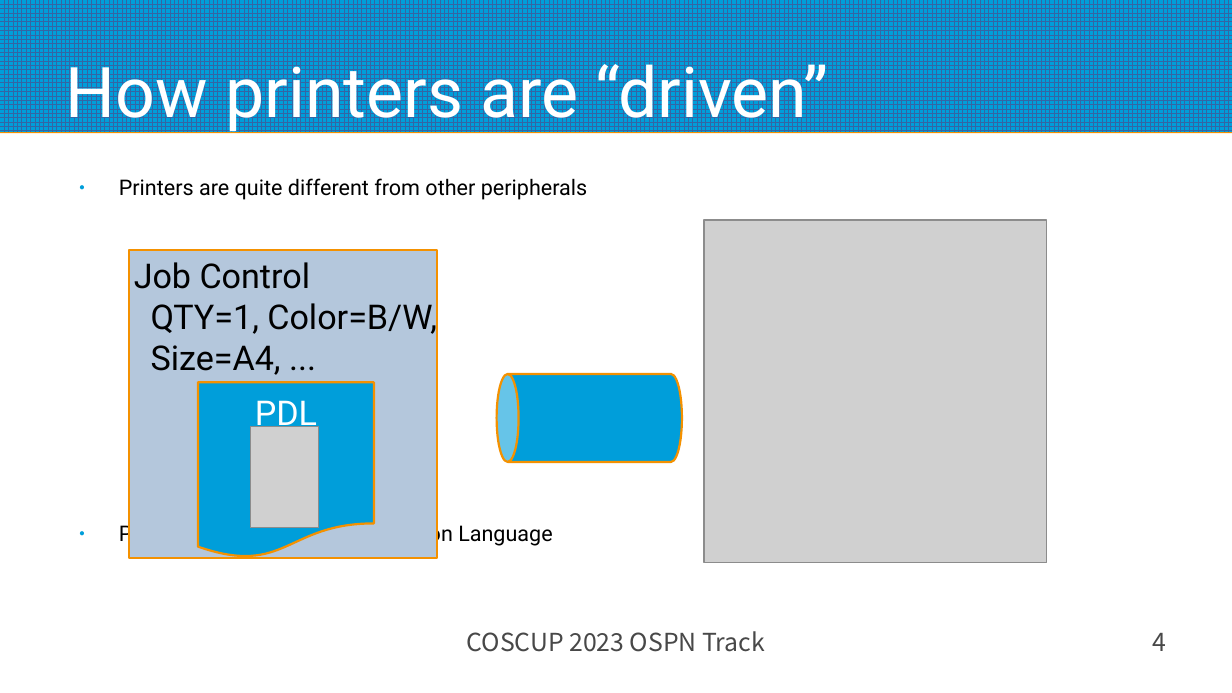
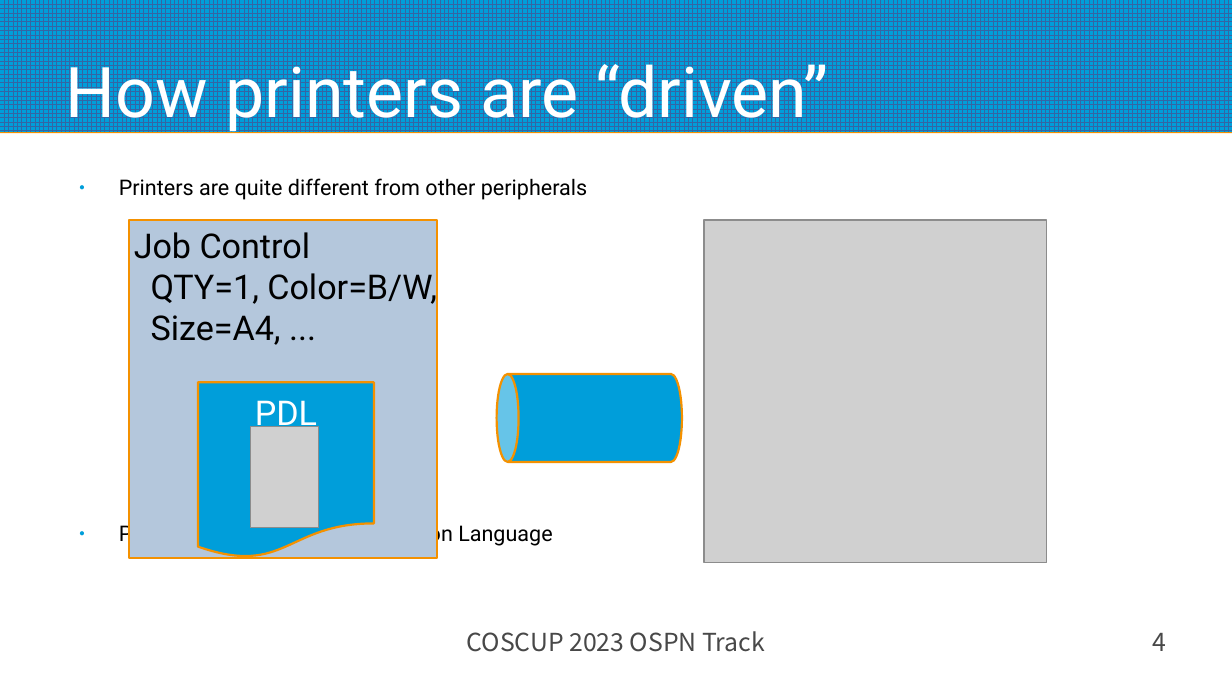
Before and after one commit to naruoga/presentations, a slide deck: slide 4 of COSCUP2023_Desktop_Printing.odp. Drawn at 1232x693 pixels with LibreOffice and Linux fonts; fonts in the diff are those of the drawing; grey boxes stand for pictures. Boxes give left, top, right and bottom in pixels: in the first picture for what was removed or moved away, otherwise in the second. Text is boxed around its words. In the diff, an @@ line names an element or a change of style, - is before the commit and + after.

```diff
--- a/COSCUP2023_Desktop_Printing.odp
+++ b/COSCUP2023_Desktop_Printing.odp
@@ rectangle "Job Control": place and size @@
-rectangle "Job Control" at (130, 250, 438, 559)
+rectangle "Job Control" at (130, 220, 438, 559)
```
Also in this commit, not shown: 4 other slides changed.
